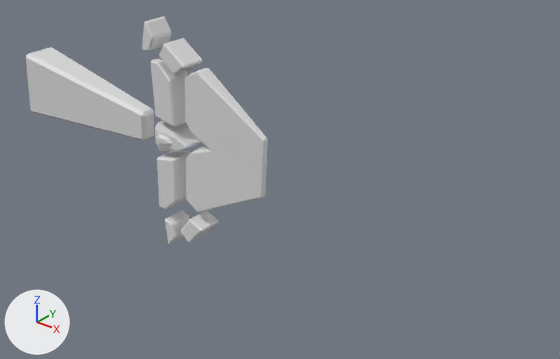
What one commit did to the FBX model Assets/Anim/Arrow/Animations/Anim_Arrow_Idle.fbx.
One viewpoint serves both versions: a camera (50 mm lens) standing at (-0.47, -2.68, 3.35) and looking at (-2.39, -0.28, 1.87). Lighting does not change. The marker at lower left points along +X, +Y and +Z. Both versions are drawn at frame 48 of the action 'Take 001'; the numbers are the values there.
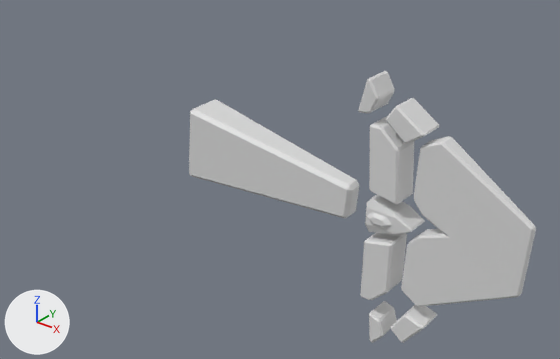
ob_sm_arrow_001__1 is not drawn itself; it is the parent of ob_polysurface9, ob_polysurface7, ob_polysurface2, ob_polysurface6, ob_polysurface5, ob_polysurface4, ob_polysurface1, ob_transform1.

Pixel boxes [x1, y1, x2, y2] of what changed, in the pictures (560 x 359 px):
'polySurface1', moved, turned: before [185, 68, 268, 212]; after [401, 136, 536, 307]
'polySurface2', moved: before [26, 47, 154, 141]; after [189, 99, 359, 218]
'polySurface7', moved, turned: before [151, 57, 188, 127]; after [369, 116, 414, 205]
'polySurface3', moved: before [157, 151, 192, 209]; after [360, 233, 407, 300]
'polySurface4', moved: before [155, 121, 201, 152]; after [365, 195, 425, 235]
'polySurface9', moved, turned: before [159, 38, 202, 74]; after [386, 98, 439, 144]
'polySurface8', moved, turned: before [142, 16, 172, 51]; after [358, 71, 394, 113]
'polySurface6', moved, turned: before [181, 211, 218, 243]; after [391, 305, 437, 343]
'polySurface5', moved: before [165, 210, 190, 244]; after [369, 301, 397, 343]

Patch to the scene script:
```diff
--- a/Assets/Anim/Arrow/Animations/Anim_Arrow_Idle.fbx.py
+++ b/Assets/Anim/Arrow/Animations/Anim_Arrow_Idle.fbx.py
@@ ob_polysurface9 @@
 ob_polysurface9.parent = ob_sm_arrow_001__1
-ob_polysurface9.location = (23.47, 0.0, 16.19)
-ob_polysurface9.rotation_euler = (0.0, -0.0887, 0.0)  # degrees (0, -5.1, 0)
+ob_polysurface9.location = (21.48, 0.0, 15.51)
+ob_polysurface9.rotation_euler = (0.0, -0.0975, 0.0)  # degrees (0, -5.6, 0)
@@ ob_polysurface7 @@
 ob_polysurface7.parent = ob_sm_arrow_001__1
-ob_polysurface7.location = (21.86, 0.0, 18.21)
-ob_polysurface7.rotation_euler = (0.0, -0.026, 0.0)  # degrees (0, -1.5, 0)
+ob_polysurface7.location = (19.66, 0.0, 17.28)
+ob_polysurface7.rotation_euler = (0.0, -0.0552, 0.0)  # degrees (0, -3.2, 0)
@@ ob_polysurface2 @@
 ob_polysurface2.parent = ob_sm_arrow_001__1
-ob_polysurface2.location = (26.65, -1.074, 24.37)
+ob_polysurface2.location = (24.17, -1.029, 23.77)
 ob_polysurface2.rotation_euler = (0.0482, 0.0972, -0.00046)  # degrees (2.8, 5.6, -0)
@@ ob_polysurface6 @@
 ob_polysurface6.parent = ob_sm_arrow_001__1
-ob_polysurface6.location = (15.03, 0.0, 18.65)
-ob_polysurface6.rotation_euler = (0.0, -0.142, 0.0)  # degrees (0, -8.1, 0)
+ob_polysurface6.location = (10.68, 0.0, 19.37)
+ob_polysurface6.rotation_euler = (0.0, -0.212, 0.0)  # degrees (0, -12, 0)
@@ ob_sm_arrow_001__1 @@
 ob_sm_arrow_001__1 = bpy.data.objects.new('SM_Arrow_001__1_', None)
-ob_sm_arrow_001__1.location = (-2.946, -0.359, 1.706)
+ob_sm_arrow_001__1.location = (-1.782, -0.359, 1.706)
 ob_sm_arrow_001__1.rotation_euler = (0.0, -1.571, 0.0)  # degrees (0, -90, 0)
@@ ob_polysurface5 @@
 ob_polysurface5.parent = ob_sm_arrow_001__1
-ob_polysurface5.location = (24.34, 0.0, 4.226)
+ob_polysurface5.location = (21.2, 0.0, 2.043)
 ob_polysurface5.rotation_euler = (0.0, 0.315, 0.0)  # degrees (0, 18, 0)
@@ ob_polysurface4 @@
 ob_polysurface4.parent = ob_sm_arrow_001__1
-ob_polysurface4.location = (24.5, 0.0, 20.32)
+ob_polysurface4.location = (22.23, 0.0, 19.45)
 ob_polysurface4.rotation_euler = (0.0, 0.0278, 0.0)  # degrees (0, 1.6, 0)
@@ ob_polysurface1 @@
 ob_polysurface1.parent = ob_sm_arrow_001__1
-ob_polysurface1.location = (28.15, 0.0, 17.96)
-ob_polysurface1.rotation_euler = (0.0, 0.0614, 0.0)  # degrees (0, 3.5, 0)
+ob_polysurface1.location = (25.89, 0.0, 16.96)
+ob_polysurface1.rotation_euler = (0.0, 0.0508, 0.0)  # degrees (0, 2.9, 0)
@@ ob_polysurface3 @@
 ob_polysurface3.parent = ob_sm_arrow_001__1
-ob_polysurface3.location = (26.52, -0.224, 19.28)
+ob_polysurface3.location = (23.82, -0.108, 18.82)
 ob_polysurface3.rotation_euler = (0.00989, 0.0349, 0.000697)  # degrees (0.6, 2, 0)
@@ ob_polysurface8 @@
 ob_polysurface8.parent = ob_sm_arrow_001__1
-ob_polysurface8.location = (22.34, 0.0, 18.13)
-ob_polysurface8.rotation_euler = (0.0, -0.158, 0.0)  # degrees (0, -9.1, 0)
+ob_polysurface8.location = (20.75, 0.0, 19.5)
+ob_polysurface8.rotation_euler = (0.0, -0.134, 0.0)  # degrees (0, -7.7, 0)
```
